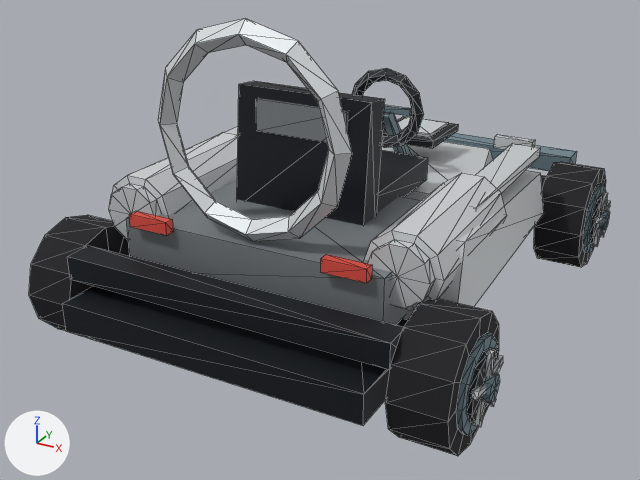
An edit to the glTF model DLC/StargateAtlantis/assets/kart/stargate-atlantis/elizabeth-weir/kart.glb, drawn before and after from the same camera.
One viewpoint serves both versions: a 50 mm camera at (2.08, -4.14, 2.35) aimed at (-0.08, -0.2, 0.39). Arrows for +X, +Y and +Z are at lower left; the lights stay in place. The older version comes first. Mesh edges are drawn as thin lines. Where no turn or scale is listed for an object, it has been applied to the vertices. Vertices at exactly the same position are counted once.

Names of what the first picture shows: 'chassis', 'wheel-front-right', 'wheel-rear-left', 'wheel-rear-right'.
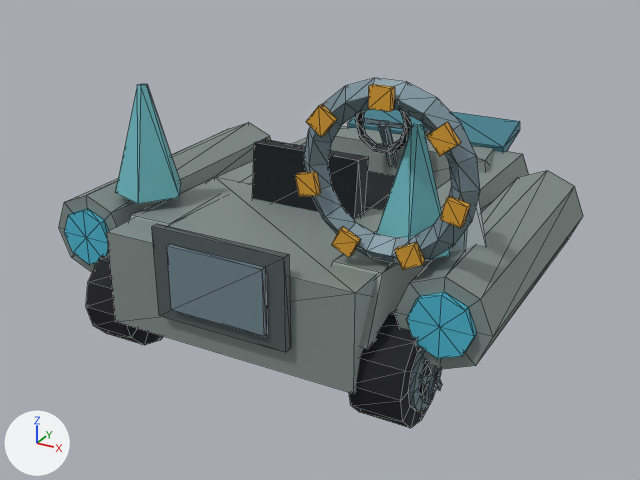
Pixel boxes [x1, y1, x2, y2] of what changed, in the pictures (640 x 480 px):
'chassis', deleted
    before: [63, 19, 577, 426]
'identity-puddle-jumper-jumper-barrel-hull-and-retractable-pods', added
    after: [59, 109, 583, 394]
'wheel-rear-right', reshaped, moved (21% narrower, 25% shorter)
    before: [385, 299, 503, 456]
    after: [349, 311, 442, 428]
'identity-puddle-jumper-motif-gate-ring', added
    after: [295, 78, 480, 270]
'identity-puddle-jumper-motif-crystals', added
    after: [115, 84, 487, 260]
'wheel-rear-left', reshaped, moved
    before: [29, 215, 130, 337]
    after: [86, 254, 163, 345]
'identity-puddle-jumper-driver-cockpit', added
    after: [252, 111, 412, 219]
'wheel-front-right', reshaped, moved (not visible afterwards)
    before: [534, 162, 611, 267]
part 2 of me_wheel_front_right, rebuilt (not visible afterwards)
    before: [534, 162, 606, 267]
part 3 of me_wheel_front_right, cut back
    before: [583, 183, 611, 253]
part 4 of me_wheel_rear_right, added
    after: [419, 361, 441, 399]
part 5 of me_wheel_rear_right, added
    after: [432, 365, 438, 377]
part 6 of me_wheel_rear_right, rebuilt (19% narrower, 25% shorter)
    before: [385, 299, 499, 456]
    after: [349, 311, 441, 428]
part 7 of me_wheel_rear_right, cut back
    before: [457, 333, 503, 436]
    after: [420, 369, 442, 404]

The change, as a list of edits to the scene's bpy script:
```text
Change me_wheel_rear_left:
    remove me_wheel_rear_left.from_pydata(...)  # 132 vertices, 228 faces; spans x -0.221..0.135, y -0.31..0.31, z -0.31..0.31
    add me_wheel_rear_left.from_pydata(...)  # 113 vertices, 196 faces; spans x -0.183..0.125, y -0.25..0.25, z -0.25..0.25
    me_wheel_rear_left part 1: the loose piece of 26 vertices spanning x -0.135..0.135, y -0.31..0.31, z -0.31..0.31 is rebuilt with 51 vertices and now spans x -0.149..0.125, y -0.25..0.25, z -0.25..0.25
    other edits to the shape of me_wheel_rear_left do not show in these pictures
Change me_wheel_front_right:
    remove me_wheel_front_right.from_pydata(...)  # 132 vertices, 228 faces; spans x -0.135..0.221, y -0.31..0.31, z -0.31..0.31
    add me_wheel_front_right.from_pydata(...)  # 113 vertices, 196 faces; spans x -0.125..0.183, y -0.25..0.25, z -0.25..0.25
    me_wheel_front_right part 2: the loose piece of 26 vertices spanning x -0.135..0.135, y -0.31..0.31, z -0.31..0.31 is rebuilt with 51 vertices and now spans x -0.125..0.149, y -0.25..0.25, z -0.25..0.25
    me_wheel_front_right part 3: 106 vertices removed from x 0.133..0.221, y -0.217..0.217, z -0.217..0.217; 32 vertices added at x 0.157..0.183, y -0.124..0.124, z -0.11..0.053
    other edits to the shape of me_wheel_front_right do not show in these pictures
Change me_wheel_rear_right:
    remove me_wheel_rear_right.from_pydata(...)  # 132 vertices, 228 faces; spans x -0.135..0.221, y -0.31..0.31, z -0.31..0.31
    add me_wheel_rear_right.from_pydata(...)  # 113 vertices, 196 faces; spans x -0.125..0.183, y -0.25..0.25, z -0.25..0.25
    me_wheel_rear_right part 4: a new loose piece, a 10-sided cylinder along x spanning x 0.141..0.166, y -0.107..0.107, z -0.112..0.113, in mat_wheel_vertex_colours
    me_wheel_rear_right part 5: a new loose piece, a box spanning x 0.157..0.183, y -0.015..0.015, z 0.0..0.125, in mat_wheel_vertex_colours
    me_wheel_rear_right part 6: the loose piece of 26 vertices spanning x -0.135..0.135, y -0.31..0.31, z -0.31..0.31 is rebuilt with 51 vertices and now spans x -0.125..0.149, y -0.25..0.25, z -0.25..0.25
    me_wheel_rear_right part 7: 106 vertices removed from x 0.133..0.221, y -0.217..0.217, z -0.217..0.217; 32 vertices added at x 0.157..0.183, y -0.124..0.124, z -0.11..0.053
Remove ob_chassis:
    ob_chassis = bpy.data.objects.new('chassis', me_chassis)
Change ob_wheel_rear_left:
    ob_wheel_rear_left.location: (-0.985, -1.045, 0.31) -> (-0.74, -0.98, 0.25)
Change ob_wheel_front_right:
    ob_wheel_front_right.location: (0.985, 1.045, 0.31) -> (0.74, 0.98, 0.25)
Change ob_wheel_rear_right:
    ob_wheel_rear_right.location: (0.985, -1.045, 0.31) -> (0.74, -0.98, 0.25)
Add ob_identity_puddle_jumper_motif_crystals:
    ob_identity_puddle_jumper_motif_crystals = bpy.data.objects.new('identity-puddle-jumper-motif-crystals', me_identity_puddle_jumper_motif_crystals)  # 48 vertices, 80 faces; spans x -0.99..1.01, y -1.0..-0.54, z 0.7..1.32
    ob_identity_puddle_jumper_motif_crystals.location = (0.0, 0.0, 0.0)
Add ob_identity_puddle_jumper_motif_gate_ring:
    ob_identity_puddle_jumper_motif_gate_ring = bpy.data.objects.new('identity-puddle-jumper-motif-gate-ring', me_identity_puddle_jumper_motif_gate_ring)  # 128 vertices, 228 faces; spans x 0.25..1.05, y -1.058..-0.9, z 0.736..1.524
    ob_identity_puddle_jumper_motif_gate_ring.location = (0.0, 0.0, 0.0)
Add ob_identity_puddle_jumper_driver_cockpit:
    ob_identity_puddle_jumper_driver_cockpit = bpy.data.objects.new('identity-puddle-jumper-driver-cockpit', me_identity_puddle_jumper_driver_cockpit)  # 80 vertices, 140 faces; spans x -0.3..0.3, y -0.557..0.679, z 0.459..1.086
    ob_identity_puddle_jumper_driver_cockpit.location = (0.0, 0.0, 0.0)
Add ob_identity_puddle_jumper_jumper_barrel_hull_and_retractable_pods:
    ob_identity_puddle_jumper_jumper_barrel_hull_and_retractable_pods = bpy.data.objects.new('identity-puddle-jumper-jumper-barrel-hull-and-retractable-pods', me_identity_puddle_jumper_jumper_barrel_hull_and_retractable_pods)  # 152 vertices, 248 faces; spans x -1.18..1.18, y -1.31..1.42, z 0.23..0.82
    ob_identity_puddle_jumper_jumper_barrel_hull_and_retractable_pods.location = (0.0, 0.0, 0.0)
```
